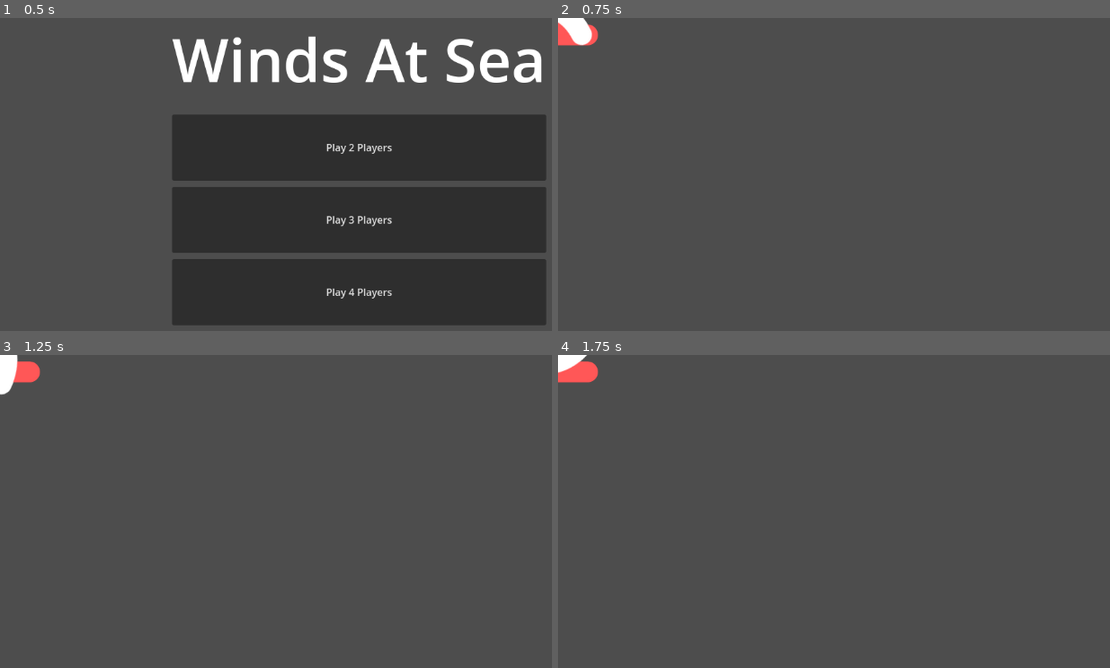
Above: before the commit, frames 1-4 (two rows, left to right).
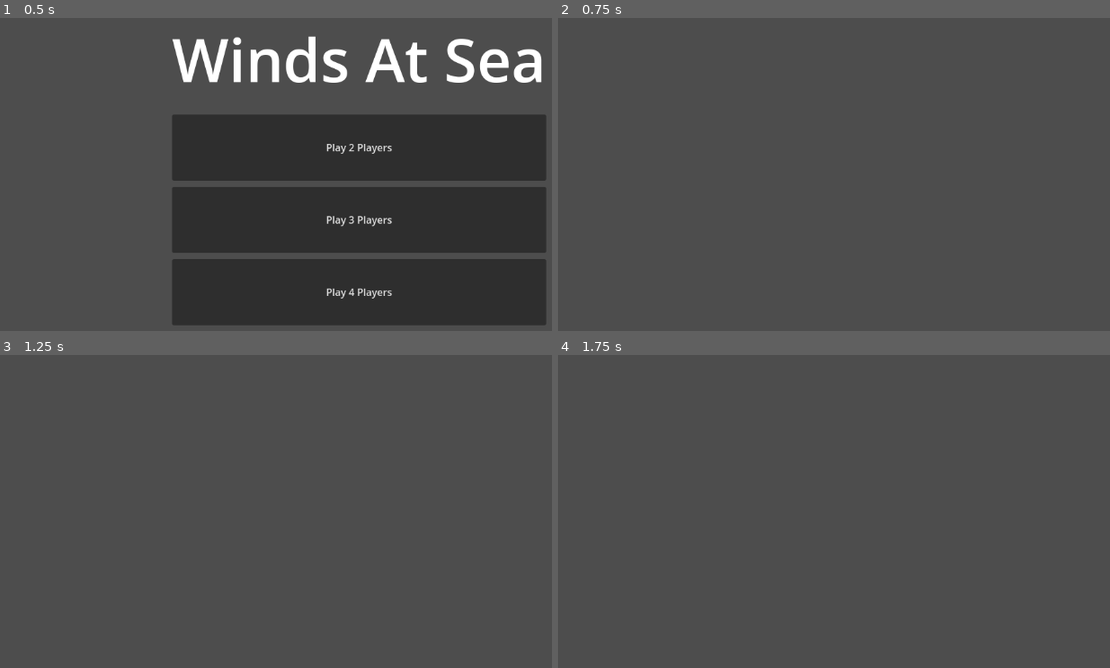
Above: after the commit, the same moments.

Repository: snuggyizme/WindsAtSea
Game: Godot game, scene res://Scenes/menu_wip.tscn
Two runs of this game, one before a commit and one after it. Both use one fixed random seed, a clock stepped at 60 frames per second and the inputs below. The project has no main scene, so this scene is started directly.
Inputs:
- Up to frame 1 (0.5 s): no input
- Up to frame 2 (0.75 s): click "Play 2 Players" at 0.5 s
- Up to frame 3 (1.25 s): no input
- Up to frame 4 (1.75 s): no input

Frame 1 is identical in both runs. In frame 2, 0.6% of the frame differs, in the area x 0-8%, y 0-9%; in frame 3, 0.6%, in the area x 0-8%, y 0-13%; in frame 4, 0.6%.

Commit message:
20/12/25 : Organizing scenes & scripts

Diff:
--- a/Scenes/boat.tscn
+++ b/Scenes/boat.tscn
@@ -1,9 +1,9 @@
 [gd_scene load_steps=6 format=3 uid="uid://cuctehftra5o4"]
 
-[ext_resource type="Script" uid="uid://c6air2pra5uc4" path="res://Scenes/playercontroller.gd" id="1_badgh"]
+[ext_resource type="Script" uid="uid://c6air2pra5uc4" path="res://Scripts/playercontroller.gd" id="1_badgh"]
 [ext_resource type="Texture2D" uid="uid://bandua755ctme" path="res://Assets/Boats/player1.png" id="1_g7r5y"]
 [ext_resource type="Texture2D" uid="uid://blp4alkd3lsa4" path="res://Assets/Boats/sail.png" id="2_badgh"]
-[ext_resource type="Script" uid="uid://d2m5costu1t40" path="res://Scenes/rotateSail.gd" id="4_tcwdh"]
+[ext_resource type="Script" uid="uid://d2m5costu1t40" path="res://Scripts/rotateSail.gd" id="4_tcwdh"]
 
 [sub_resource type="RectangleShape2D" id="RectangleShape2D_tcwdh"]
 size = Vector2(114, 80)
--- a/Scenes/menu_wip.tscn
+++ b/Scenes/menu_wip.tscn
@@ -1,6 +1,6 @@
 [gd_scene load_steps=2 format=3 uid="uid://b7km0feolbxlr"]
 
-[ext_resource type="Script" uid="uid://cj3h6pxk1skwq" path="res://Scenes/wipmenu.gd" id="1_dx1oj"]
+[ext_resource type="Script" uid="uid://cj3h6pxk1skwq" path="res://Scripts/wipmenu.gd" id="1_dx1oj"]
 
 [node name="Menu WIP" type="Control"]
 layout_mode = 3
--- a/Scenes/rotateSail.gd
+++ /dev/null
@@ -1,4 +0,0 @@
-extends Sprite2D
-
-func _process(_delta):
-	rotation = Aeolus.windDirection.angle()
--- a/Scenes/world.tscn
+++ b/Scenes/world.tscn
@@ -1,7 +1,7 @@
 [gd_scene load_steps=3 format=3 uid="uid://5ugbf8atbck6"]
 
 [ext_resource type="Script" uid="uid://dnefse04186tg" path="res://Scripts/world.gd" id="1_a02cp"]
-[ext_resource type="Script" uid="uid://bogb41h702mdr" path="res://Scenes/players.gd" id="2_go701"]
+[ext_resource type="Script" uid="uid://bogb41h702mdr" path="res://Scripts/players.gd" id="2_go701"]
 
 [node name="World" type="Node2D"]
 script = ExtResource("1_a02cp")
--- a/Scenes/playercontroller.gd
+++ b/Scripts/playercontroller.gd
@@ -10,6 +10,11 @@
 	if playerToAxis(playerNumber):
 		rotation_degrees += movement["turning"] * delta
 
+	velocity += movement["acceleration"] * Vector2.RIGHT.rotated(rotation)
+
+	velocity = velocity.clampf(0, movement["topSpeed"])
+
+	move_and_slide()
 
 func playerToAxis(pNo):
 	return Input.get_axis("player" + pNo + "left", "player" + pNo + "right")
--- /dev/null
+++ b/Scripts/rotateSail.gd
@@ -0,0 +1,4 @@
+extends Sprite2D
+
+func _process(_delta):
+	global_rotation = Aeolus.windDirection.angle() + PI / 2
--- a/Scripts/world.gd
+++ b/Scripts/world.gd
@@ -2,8 +2,3 @@
 
 var windDirection = Vector2.RIGHT
 var windStrength = 1.0
-var windDirectionAngle: float
-
-func _process(_delta):
-	windDirectionAngle += 0.0005
-	windDirection = windDirection.rotated(windDirectionAngle)
Renamed: Scenes/playercontroller.gd.uid -> Scripts/playercontroller.gd.uid
Renamed: Scenes/players.gd -> Scripts/players.gd
Renamed: Scenes/players.gd.uid -> Scripts/players.gd.uid
Renamed: Scenes/rotateSail.gd.uid -> Scripts/rotateSail.gd.uid
Renamed: Scenes/wipmenu.gd -> Scripts/wipmenu.gd
Renamed: Scenes/wipmenu.gd.uid -> Scripts/wipmenu.gd.uid
